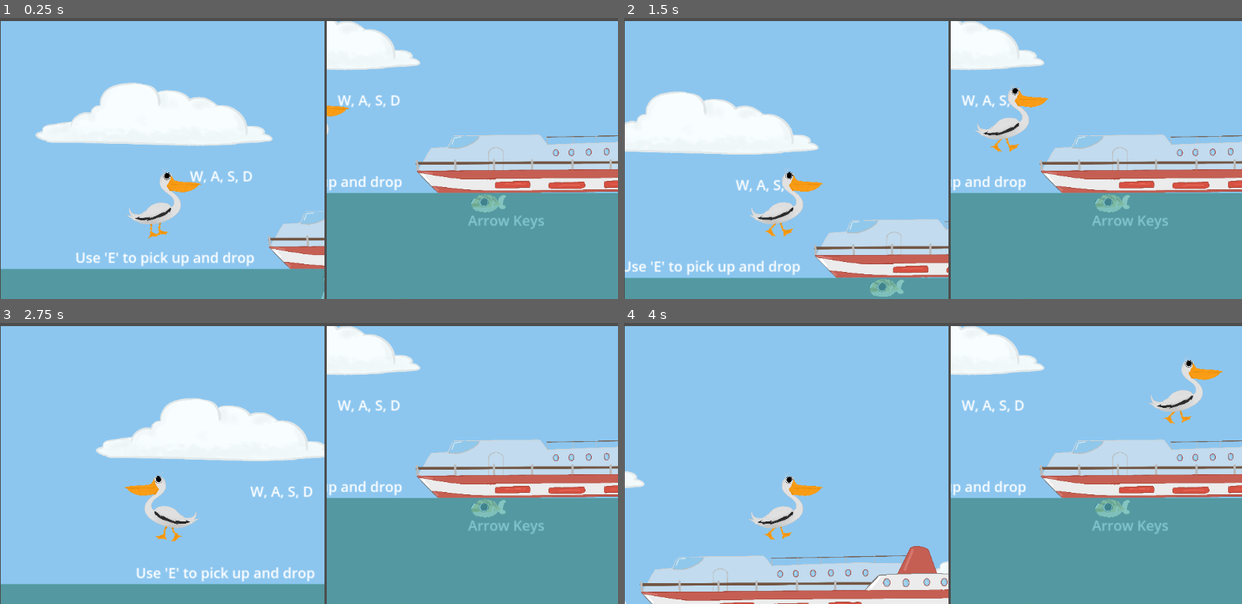
Above: before the commit, frames 1-4 (two rows, left to right).
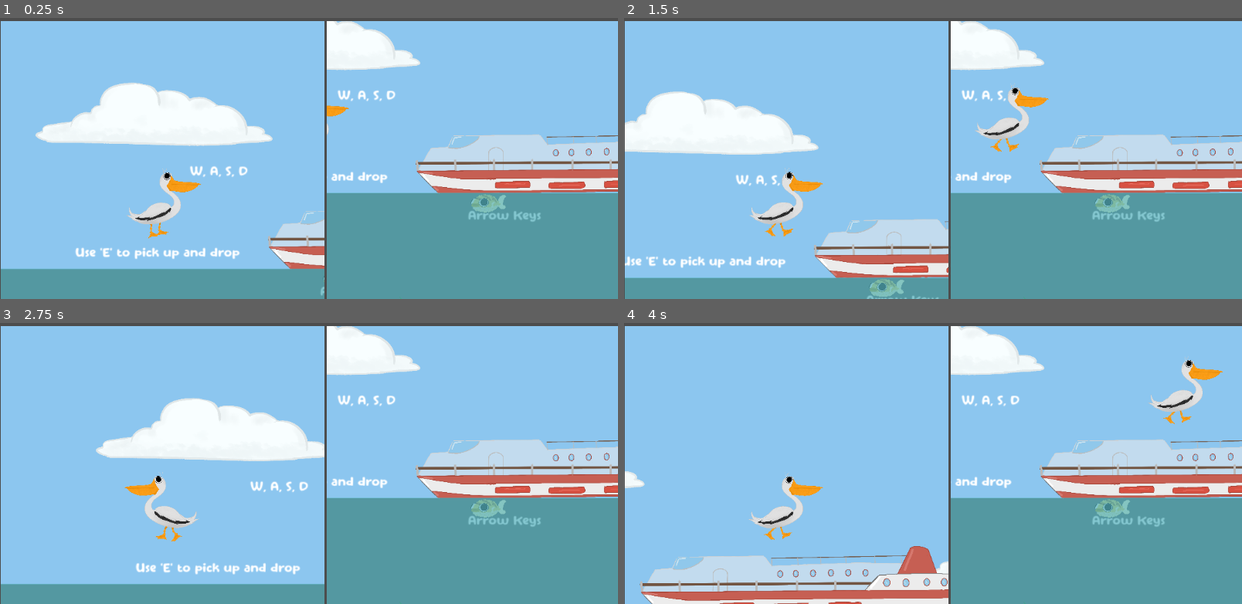
Above: after the commit, the same moments.

Repository: CISC204-S25/final-project-team-6
Game: Godot game, scene res://Game_scene.tscn
Two runs of this game, one before a commit and one after it. Both use one fixed random seed, a clock stepped at 60 frames per second and the inputs below. This scene is started directly instead of the project's main scene.
Inputs:
- Up to frame 1 (0.25 s): no input
- Up to frame 2 (1.5 s): tap Enter at 0.5 s; hold D (BirdRight) from 0.53 s (still down); tap E (BirdPickup) at 0.6 s; tap W (BirdUp) at 0.77 s; tap Shift (Puffing) at 1.35 s
- Up to frame 3 (2.75 s): tap W (BirdUp) at 1.52 s; release D (BirdRight) at 2.03 s; hold A (BirdLeft) from 2.03 s (still down); tap Space (Space) at 2.1 s
- Up to frame 4 (4 s): release A (BirdLeft) at 2.78 s; hold D (BirdRight) from 2.78 s (still down); tap E (BirdPickup) at 2.85 s; tap W (BirdUp) at 3.02, 3.77 s; tap Shift (Puffing) at 3.6 s

The runs differ from the first frame. In frame 1, 1.9% of the frame differs, in the area x 12-88%, y 25-100%; in frame 2, 1.8%; in frame 3, 1.9%, in the area x 22-88%, y 25-93%; in frame 4, 0.8%.

Commit message:
added font

Diff:
--- a/final-project/bathroom/bathroom.tscn
+++ b/final-project/bathroom/bathroom.tscn
@@ -6,6 +6,7 @@
 [ext_resource type="PackedScene" uid="uid://b8wyxwwulkfme" path="res://items/chips.tscn" id="4_3q0g8"]
 [ext_resource type="Texture2D" uid="uid://hdoimtbpwypg" path="res://bathroom/closedDoor.png" id="5_muf0u"]
 [ext_resource type="Texture2D" uid="uid://brimus63kenu0" path="res://bathroom/openedDoor.png" id="5_rvag1"]
+[ext_resource type="FontFile" uid="uid://d0lklshtryjax" path="res://font/Comic Kids.ttf" id="6_hbyc4"]
 [ext_resource type="PackedScene" uid="uid://bab6pnm5d3icy" path="res://pufferfish/pufferfish.tscn" id="7_s2pfn"]
 [ext_resource type="AudioStream" uid="uid://lyukyh4n840l" path="res://Audio/Background Music.mp3" id="8_ey7pp"]
 
@@ -297,17 +298,20 @@
 offset_top = 59.0
 offset_right = 1469.0
 offset_bottom = 117.0
+theme_override_fonts/font = ExtResource("6_hbyc4")
 theme_override_font_sizes/font_size = 30
 text = "->"
 
 [node name="chips" parent="HBoxContainer/SubViewportContainer/SubViewport1/Level" instance=ExtResource("4_3q0g8")]
-position = Vector2(1432, 82)
+position = Vector2(1439, 77)
 
 [node name="Label" type="Label" parent="HBoxContainer/SubViewportContainer/SubViewport1/Level"]
-offset_left = 1383.0
-offset_top = 7.0
-offset_right = 1487.0
-offset_bottom = 30.0
+offset_left = 1369.0
+offset_top = 8.0
+offset_right = 1514.0
+offset_bottom = 31.0
+theme_override_fonts/font = ExtResource("6_hbyc4")
+theme_override_font_sizes/font_size = 25
 text = "Collect Chips!"
 
 [node name="Label2" type="Label" parent="HBoxContainer/SubViewportContainer/SubViewport1/Level"]
@@ -315,6 +319,8 @@
 offset_top = 145.0
 offset_right = 1090.0
 offset_bottom = 168.0
+theme_override_fonts/font = ExtResource("6_hbyc4")
+theme_override_font_sizes/font_size = 25
 text = "Open the door"
 
 [node name="SubViewportContainer2" type="SubViewportContainer" parent="HBoxContainer"]
--- a/final-project/level.tscn
+++ b/final-project/level.tscn
@@ -8,6 +8,7 @@
 [ext_resource type="PackedScene" uid="uid://vxypf6s87isl" path="res://decoration/lil_pebble.tscn" id="5_jj7nx"]
 [ext_resource type="PackedScene" uid="uid://ekshy4tsxoon" path="res://decoration/cloud.tscn" id="6_17kgl"]
 [ext_resource type="Texture2D" uid="uid://dvt47uujj2jlt" path="res://decoration/Untitled_Artwork (36).png" id="8_u2wv6"]
+[ext_resource type="FontFile" uid="uid://d0lklshtryjax" path="res://font/Comic Kids.ttf" id="9_b3eys"]
 
 [sub_resource type="RectangleShape2D" id="RectangleShape2D_uc3v8"]
 size = Vector2(5672, 356)
@@ -260,6 +261,7 @@
 offset_top = 380.0
 offset_right = 672.0
 offset_bottom = 415.0
+theme_override_fonts/font = ExtResource("9_b3eys")
 theme_override_font_sizes/font_size = 25
 text = "Arrow Keys"
 
@@ -268,6 +270,7 @@
 offset_top = 166.0
 offset_right = 421.0
 offset_bottom = 216.0
+theme_override_fonts/font = ExtResource("9_b3eys")
 theme_override_font_sizes/font_size = 25
 text = "W, A, S, D"
 
@@ -276,6 +279,7 @@
 offset_top = 311.0
 offset_right = 419.0
 offset_bottom = 346.0
+theme_override_fonts/font = ExtResource("9_b3eys")
 theme_override_font_sizes/font_size = 25
 text = "Use 'E' to pick up and drop"
 
Not shown: 1 places in final-project/bathroom/bathroom.tscn that only renumber resources
Not shown: 1 places in final-project/level.tscn that only renumber resources
